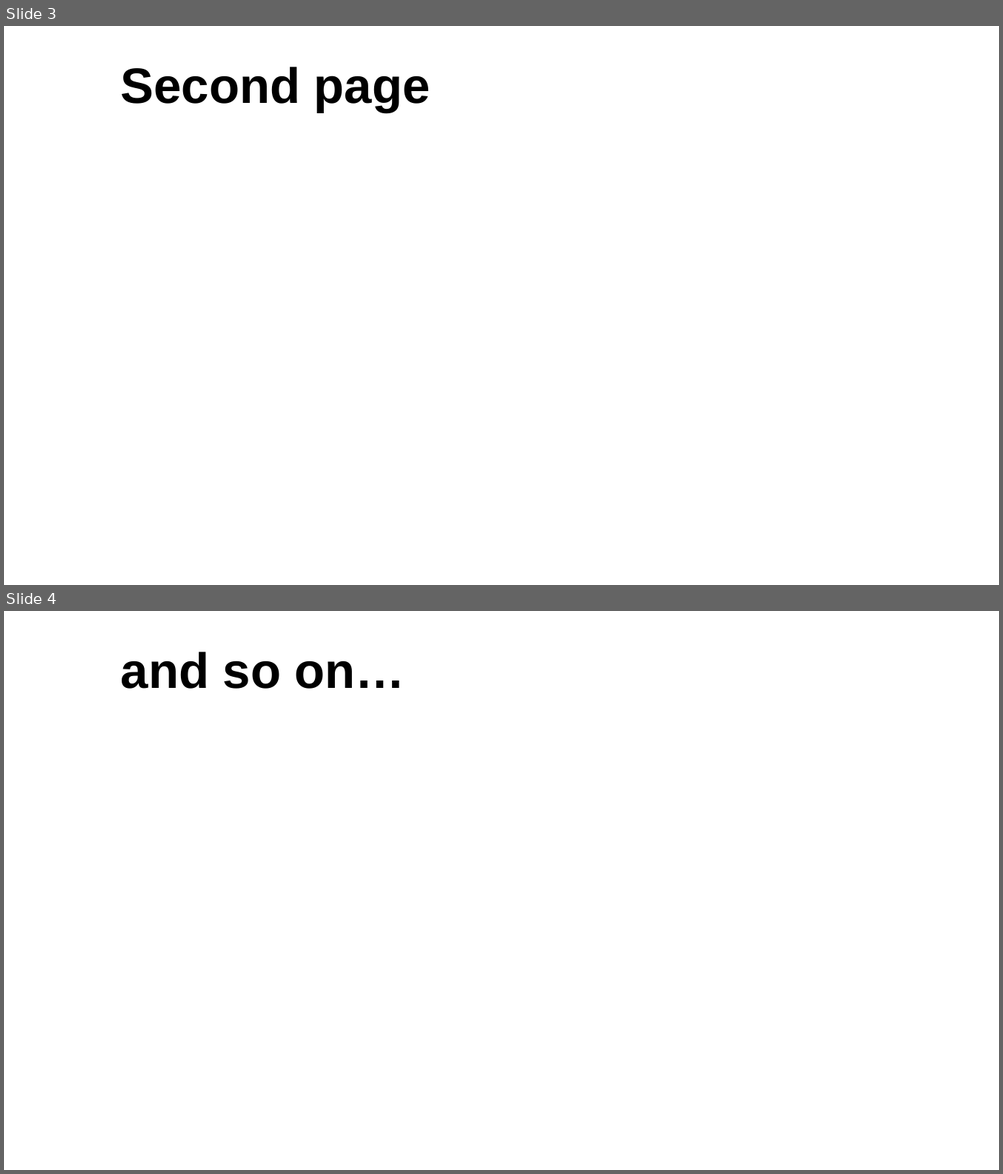
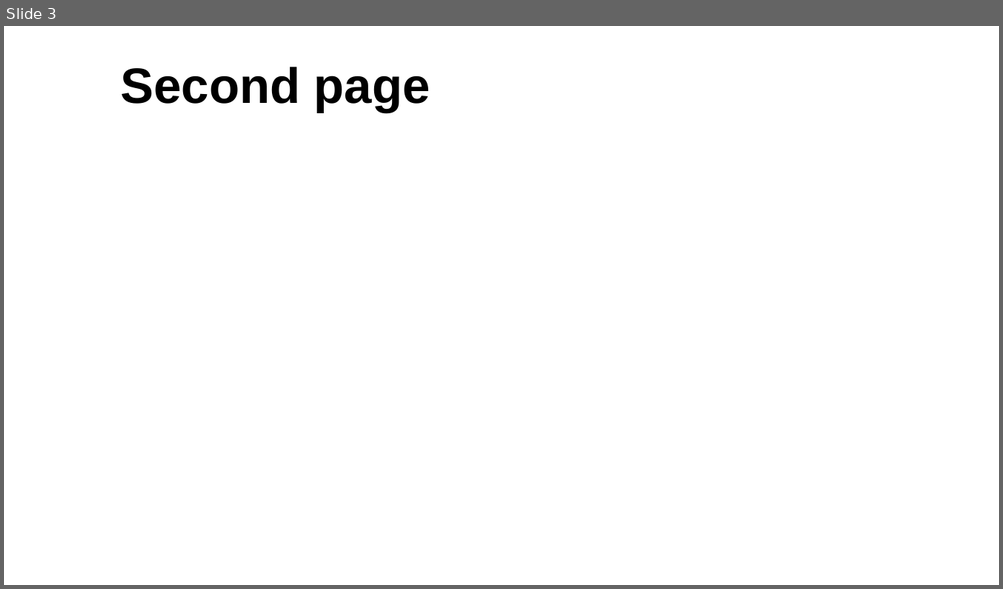
Before and after one commit to TiniusM/MA8701-Project-2, a slide deck: Article presentation.pptx. Shown one above the other, each under a label of ours: slides 3 and 4 before the commit, slide 3 after it. The pictures are 1003x1174 and 1003x589 pixels, drawn with LibreOffice and Linux fonts; fonts in the diff are those of the drawing; background and template pictures are left out. Boxes give left, top, right and bottom in pixels: in the first picture for what was removed or moved away, otherwise in the second. Text is boxed around its words. In the diff, an @@ line names an element or a change of style, - is before the commit and + after.

```diff
--- a/Article presentation.pptx
+++ b/Article presentation.pptx
@@ slide 4 removed at bbox=[4, 611, 999, 1170], background #FFFFFF; not listed: 1 template element that a slide beside it also shows @@
@@ title removed at bbox=[121, 652, 405, 689] @@
-and so on…
```
Also in this commit, not shown: 4 slides added, 1 other slide removed.
